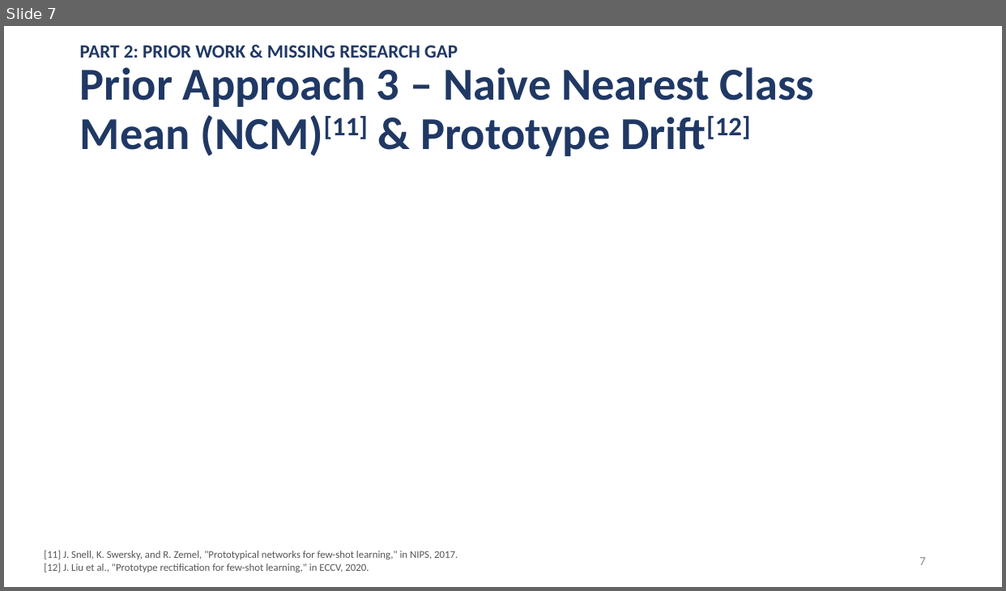
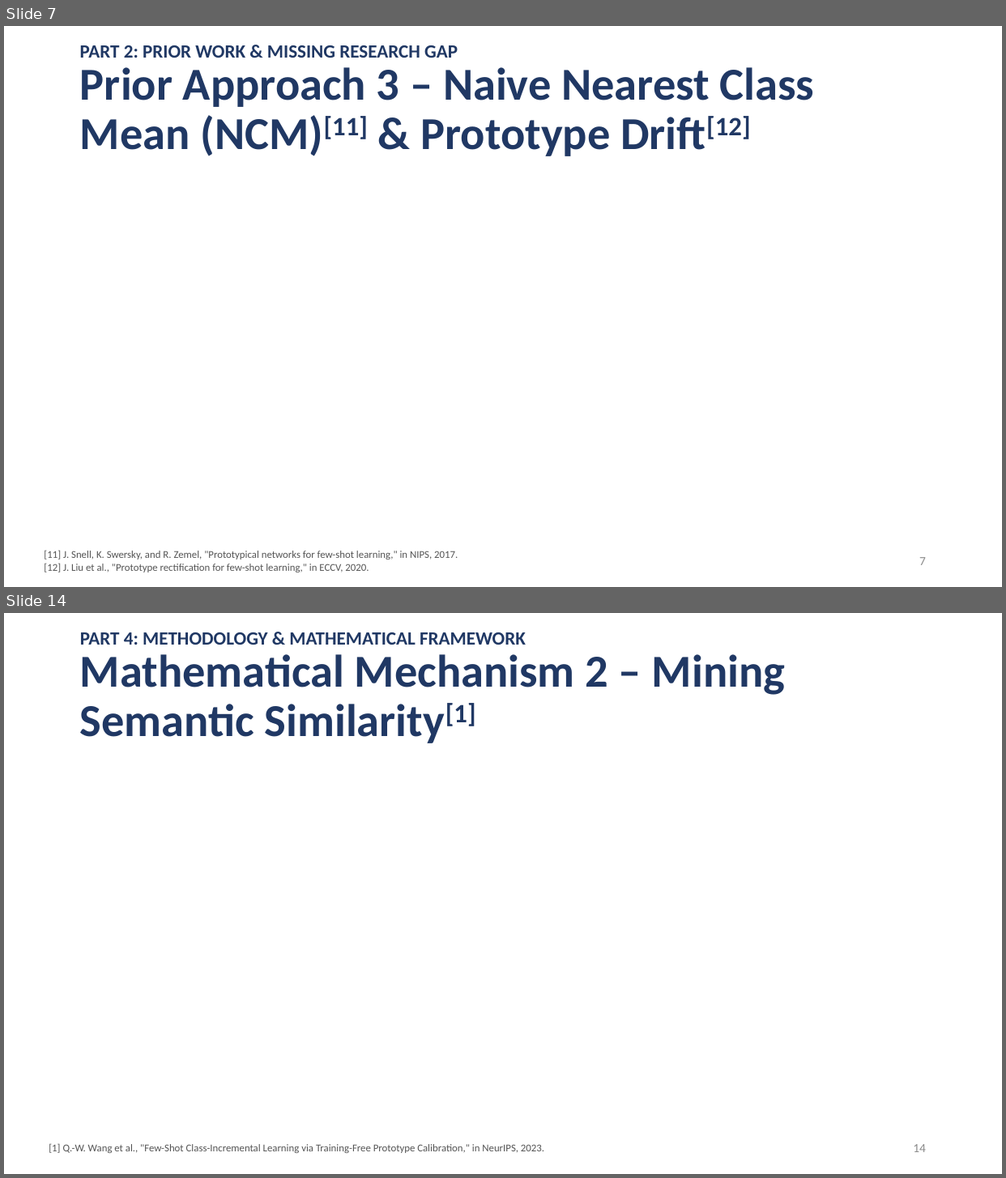
Before and after one commit to famevease/Intro2ML_Adopt-ML-paper, a slide deck: slides/presentation_v1.pptx. Shown one above the other, each under a label of ours: slide 7 before the commit, slides 7 and 14 after it; the slides between them are not shown. The pictures are 1006x591 and 1006x1178 pixels, drawn with LibreOffice and Linux fonts; fonts in the diff are those of the drawing; grey boxes stand for pictures. Boxes give left, top, right and bottom in pixels: in the first picture for what was removed or moved away, otherwise in the second. Text is boxed around its words. In the diff, an @@ line names an element or a change of style, - is before the commit and + after.

```diff
--- a/slides/presentation_v1.pptx
+++ b/slides/presentation_v1.pptx
@@ slide 14 added at bbox=[4, 613, 1002, 1174], background #FFFFFF @@
@@ text added at bbox=[80, 632, 526, 645], 18 pt, text #203864, bold @@
+PART 4: METHODOLOGY & MATHEMATICAL FRAMEWORK
@@ title added at bbox=[80, 654, 785, 743], 44 pt, text #203864, bold @@
+Mathematical Mechanism 2 – Mining Semantic Similarity[1]
@@ text added at bbox=[49, 1144, 544, 1153], 10 pt, text #555555 @@
+[1] Q.-W. Wang et al., "Few-Shot Class-Incremental Learning via Training-Free Prototype Calibration," in NeurIPS, 2023.
@@ page number added at bbox=[913, 1144, 926, 1152], 12 pt, text #8C8C8C @@
+14
```
Also in this commit, not shown: 3 slides changed, 3 other slides added, 4 other files.
